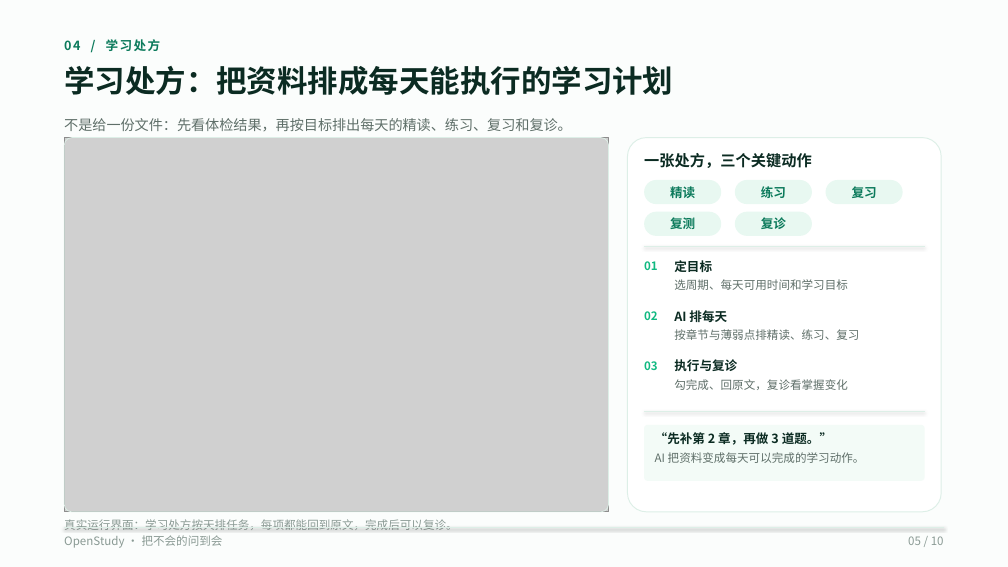
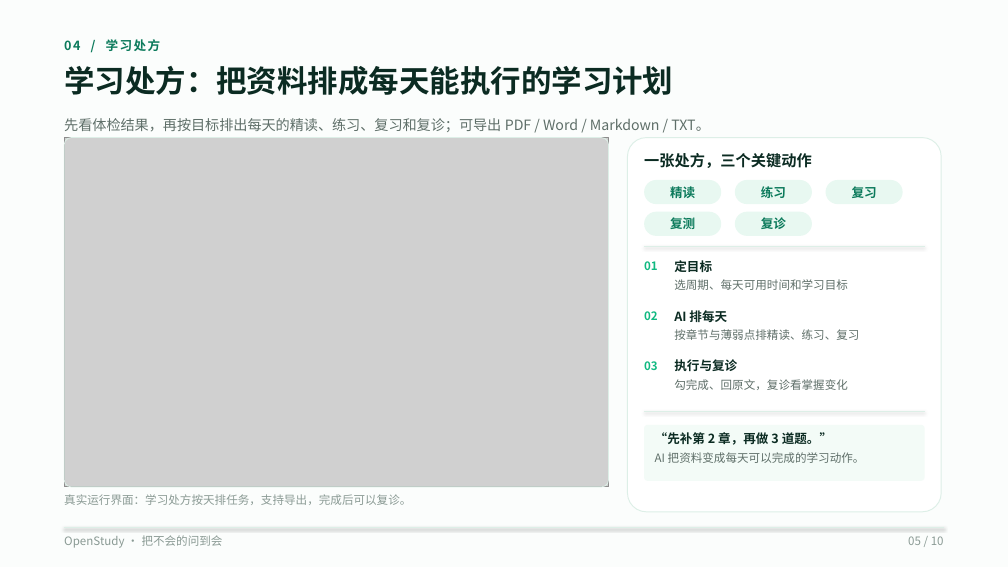
Before and after one commit to wufeng1234567/openstudy-fastapi-ts, a slide deck: slide 5 of doc/competition/OpenStudy-0.4.1-10页-码道版.pptx. Drawn at 1008x567 pixels with LibreOffice and Linux fonts; fonts in the diff are those of the drawing; grey boxes stand for pictures. Boxes give left, top, right and bottom in pixels: in the first picture for what was removed or moved away, otherwise in the second. Text is boxed around its words. In the diff, an @@ line names an element or a change of style, - is before the commit and + after.

Commit message:
feat: 学习处方支持导出 PDF/Word/Markdown/TXT

```diff
--- a/doc/competition/OpenStudy-0.4.1-10页-码道版.pptx
+++ b/doc/competition/OpenStudy-0.4.1-10页-码道版.pptx
@@ text at box(64, 118, 710, 132): text changed @@
-不是给一份文件：先看体检结果，再按目标排出每天的精读、练习、复习和复诊。
+先看体检结果，再按目标排出每天的精读、练习、复习和复诊；可导出 PDF / Word / Markdown / TXT。
@@ picture: place and size @@
-picture at box(64, 138, 609, 512)
+picture at box(64, 138, 609, 487)
@@ rounded rectangle: place and size @@
-rounded rectangle at box(64, 138, 609, 512)
+rounded rectangle at box(64, 138, 609, 487)
@@ text at box(64, 494, 411, 505): text changed @@
-真实运行界面：学习处方按天排任务，每项都能回到原文，完成后可以复诊。
+真实运行界面：学习处方按天排任务，支持导出，完成后可以复诊。
```
Also in this commit, not shown: 11 other files.
